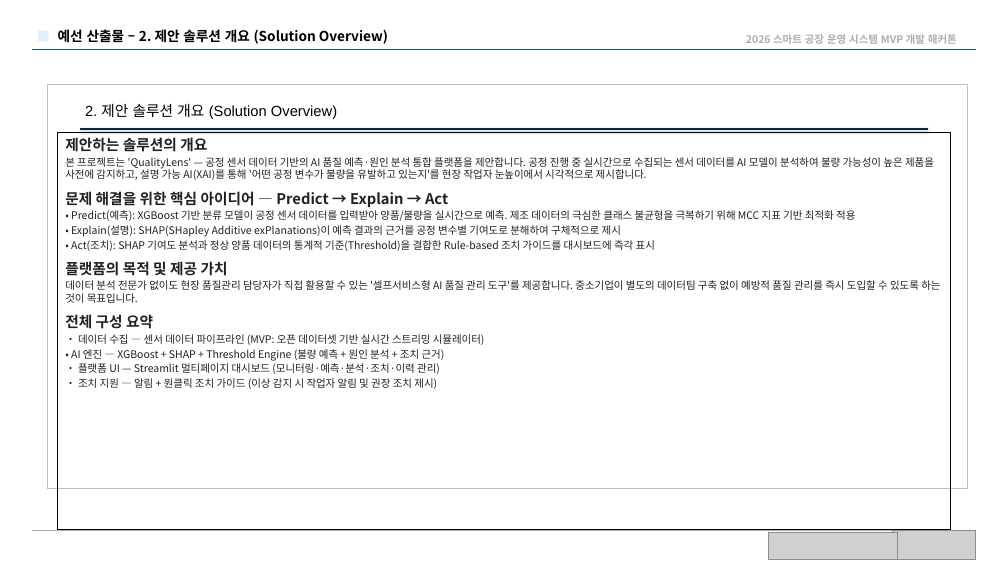
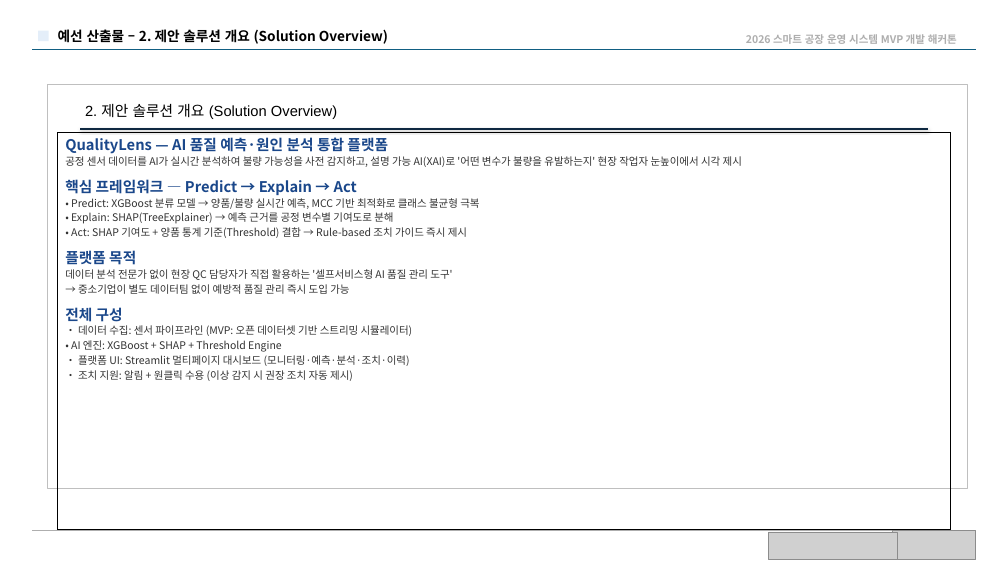
Before and after one commit to Dacon-Organization/qualitylens, a slide deck: slide 3 of QualityLens_기획서.pptx. Drawn at 1008x567 pixels with LibreOffice and Linux fonts; fonts in the diff are those of the drawing; grey boxes stand for pictures. Boxes give left, top, right and bottom in pixels: in the first picture for what was removed or moved away, otherwise in the second. Text is boxed around its words. In the diff, an @@ line names an element or a change of style, - is before the commit and + after.

```diff
--- a/QualityLens_기획서.pptx
+++ b/QualityLens_기획서.pptx
@@ text in rectangle at bbox=[65, 136, 742, 381]: text changed; text colour #202124 to #333333 @@
-제안하는 솔루션의 개요
-본 프로젝트는 'QualityLens' — 공정 센서 데이터 기반의 AI 품질 예측·원인 분석 통합 플랫폼을 제안합니다. 공정 진행 중 실시간으로 수집되는 센서 데이터를 AI 모델이 분석하여 불량 가능성이 높은 제품을 사전에 감지하고, 설명 가능 AI(XAI)를 통해 '어떤 공정 변수가 불량을 유발하고 있는지'를 현장 작업자 눈높이에서 시각적으로 제시합니다.
-문제 해결을 위한 핵심 아이디어 — Predict → Explain → Act
-• Predict(예측): XGBoost 기반 분류 모델이 공정 센서 데이터를 입력받아 양품/불량을 실시간으로 예측. 제조 데이터의 극심한 클래스 불균형을 극복하기 위해 MCC 지표 기반 최적화 적용
-• Explain(설명): SHAP(SHapley Additive exPlanations)이 예측 결과의 근거를 공정 변수별 기여도로 분해하여 구체적으로 제시
-• Act(조치): SHAP 기여도 분석과 정상 양품 데이터의 통계적 기준(Threshold)을 결합한 Rule-based 조치 가이드를 대시보드에 즉각 표시
-플랫폼의 목적 및 제공 가치
-데이터 분석 전문가 없이도 현장 품질관리 담당자가 직접 활용할 수 있는 '셀프서비스형 AI 품질 관리 도구'를 제공합니다. 중소기업이 별도의 데이터팀 구축 없이 예방적 품질 관리를 즉시 도입할 수 있도록 하는 것이 목표입니다.
-전체 구성 요약
-• 데이터 수집 — 센서 데이터 파이프라인 (MVP: 오픈 데이터셋 기반 실시간 스트리밍 시뮬레이터)
-• AI 엔진 — XGBoost + SHAP + Threshold Engine (불량 예측 + 원인 분석 + 조치 근거)
-• 플랫폼 UI — Streamlit 멀티페이지 대시보드 (모니터링·예측·분석·조치·이력 관리)
-• 조치 지원 — 알림 + 원클릭 조치 가이드 (이상 감지 시 작업자 알림 및 권장 조치 제시)
+QualityLens — AI 품질 예측·원인 분석 통합 플랫폼
+공정 센서 데이터를 AI가 실시간 분석하여 불량 가능성을 사전 감지하고, 설명 가능 AI(XAI)로 '어떤 변수가 불량을 유발하는지' 현장 작업자 눈높이에서 시각 제시
+핵심 프레임워크 — Predict → Explain → Act
+• Predict: XGBoost 분류 모델 → 양품/불량 실시간 예측, MCC 기반 최적화로 클래스 불균형 극복
+• Explain: SHAP(TreeExplainer) → 예측 근거를 공정 변수별 기여도로 분해
+• Act: SHAP 기여도 + 양품 통계 기준(Threshold) 결합 → Rule-based 조치 가이드 즉시 제시
+플랫폼 목적
+데이터 분석 전문가 없이 현장 QC 담당자가 직접 활용하는 '셀프서비스형 AI 품질 관리 도구'
+→ 중소기업이 별도 데이터팀 없이 예방적 품질 관리 즉시 도입 가능
+전체 구성
+• 데이터 수집: 센서 파이프라인 (MVP: 오픈 데이터셋 기반 스트리밍 시뮬레이터)
+• AI 엔진: XGBoost + SHAP + Threshold Engine
+• 플랫폼 UI: Streamlit 멀티페이지 대시보드 (모니터링·예측·분석·조치·이력)
+• 조치 지원: 알림 + 원클릭 수용 (이상 감지 시 권장 조치 자동 제시)
```
Also in this commit, not shown: 6 other slides changed, 11 other files.
